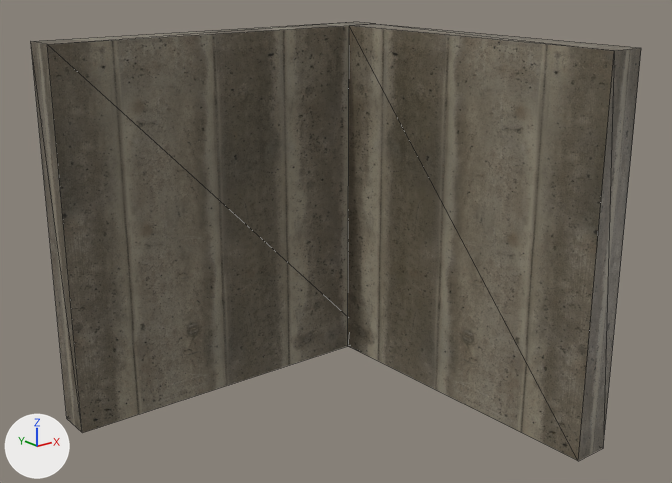
The glTF model godot/scenes/tiles/wall_corner.glb, before and after one commit.
Rendered twice from a 50 mm camera at (-2.69, -3.44, 2.42) aimed at (0.05, -0.02, 1.05). Every picture has the same lights, and +X, +Y and +Z are marked at lower left. The older version comes first. Mesh edges are drawn as thin lines. Vertices at exactly the same position are counted once.

Before the edit, the objects in view are built like this:
```python
me_wall_corner_col_003 = bpy.data.meshes.new('wall_corner-col.003')
me_wall_corner_col_003.from_pydata(...)  # 14 vertices, 24 faces; spans x -1.0..1.0, y -1.0..1.0, z 0.0..2.0
me_wall_corner_col_003.materials.append(mat_concrete)
ob_wall_corner_col = bpy.data.objects.new('wall_corner-col', me_wall_corner_col_003)
ob_wall_corner_col.location = (0.0, 0.0, 0.0)
```
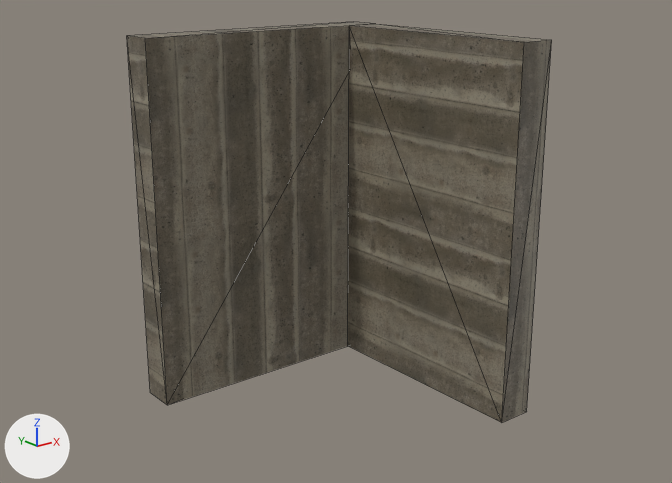
The newer file is also turned or shifted as a whole; pictures and numbers use the older file's frame.

Pixel boxes (x1, y1, x2, y2) of what changed, in the pictures (672 x 483 px):
'wall_corner-col', reshaped (30% narrower, 9% shorter): before (31, 22, 641, 461); after (127, 22, 552, 423)

What changed in the scene script:
```text
Change me_wall_corner_col_003:
    used by ob_wall_corner_col; location = (0.0, 0.0, 0.0)
    remove me_wall_corner_col_003.from_pydata(...)  # 14 vertices, 24 faces; spans x -1.0..1.0, y -1.0..1.0, z 0.0..2.0
    add me_wall_corner_col_003.from_pydata(...)  # 14 vertices, 24 faces; spans x -0.5..1.0, y -0.5..1.0, z 0.0..2.0
    me_wall_corner_col_003 part 1
    8 vertices are removed from x -1.0..1.0, y -1.0..1.0, z 0.0..2.0
    24 faces are deleted
    8 vertices are added at x -0.5..1.0, y -0.5..1.0, z 0.0..2.0
    24 new faces join them
```
